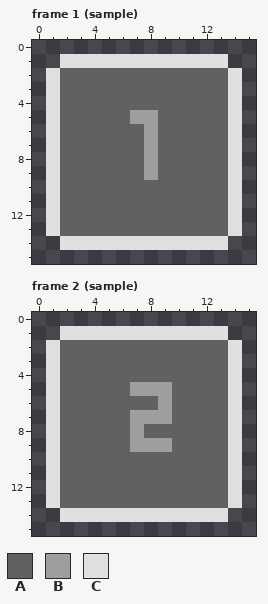
A pixel-art file gets an edit: Assets/AnimationImporter/sample.ase. The picture above is the old version.
16x16 pixels, 16 frames. Shown: frame 1 (sample), frame 2 (sample). The commit also changed other frames, which this record leaves out.
Visible layers, top first: "Layer 2", "Layer 3".
Palette (. is transparent): A #616161  B #9e9e9e  C #e0e0e0
Pixels before, frame 1 (sample), first column x 1:
 1 .CCCCCCCCCCCC.
 2 CAAAAAAAAAAAAC
 3 CAAAAAAAAAAAAC
 4 CAAAAAAAAAAAAC
 5 CAAAAABBAAAAAC
 6 CAAAAAABAAAAAC
 7 CAAAAAABAAAAAC
 8 CAAAAAABAAAAAC
 9 CAAAAAABAAAAAC
10 CAAAAAAAAAAAAC
11 CAAAAAAAAAAAAC
12 CAAAAAAAAAAAAC
13 CAAAAAAAAAAAAC
14 .CCCCCCCCCCCC.
Pixels before, frame 2 (sample), first column x 1:
 1 .CCCCCCCCCCCC.
 2 CAAAAAAAAAAAAC
 3 CAAAAAAAAAAAAC
 4 CAAAAAAAAAAAAC
 5 CAAAAABBBAAAAC
 6 CAAAAAAABAAAAC
 7 CAAAAABBBAAAAC
 8 CAAAAABAAAAAAC
 9 CAAAAABBBAAAAC
10 CAAAAAAAAAAAAC
11 CAAAAAAAAAAAAC
12 CAAAAAAAAAAAAC
13 CAAAAAAAAAAAAC
14 .CCCCCCCCCCCC.
After the commit:
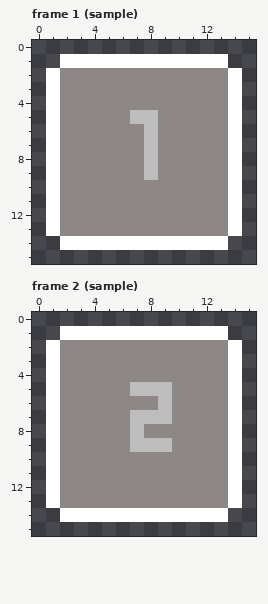
Diff:
colour A: #616161 -> #8d8885
colour B: #9e9e9e -> #bdbdbd
colour C: #e0e0e0 -> #ffffff
